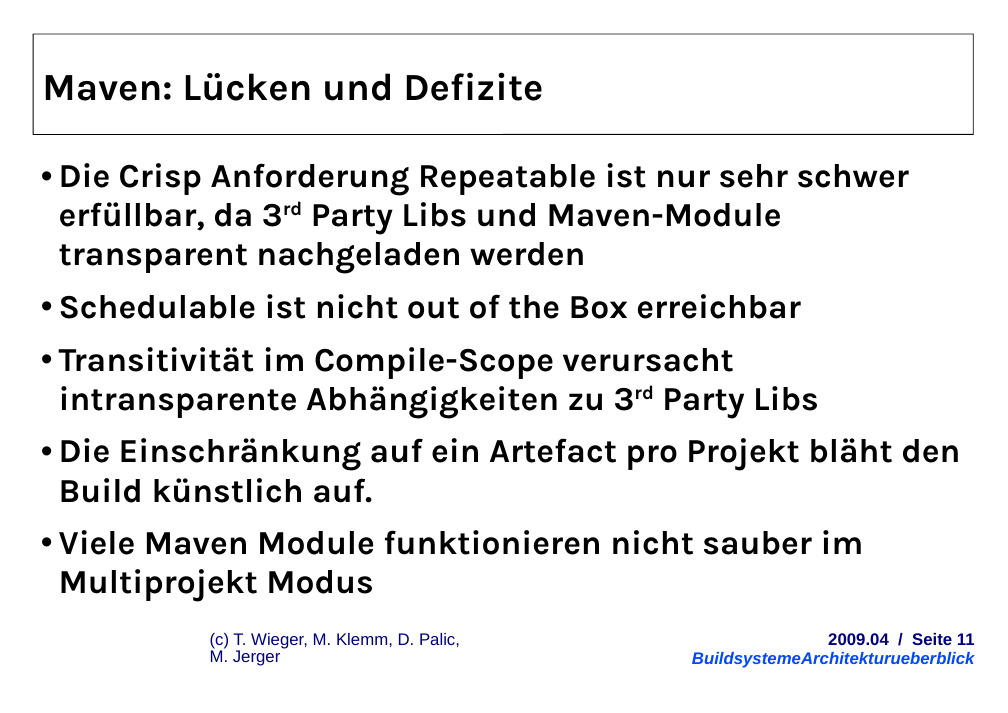
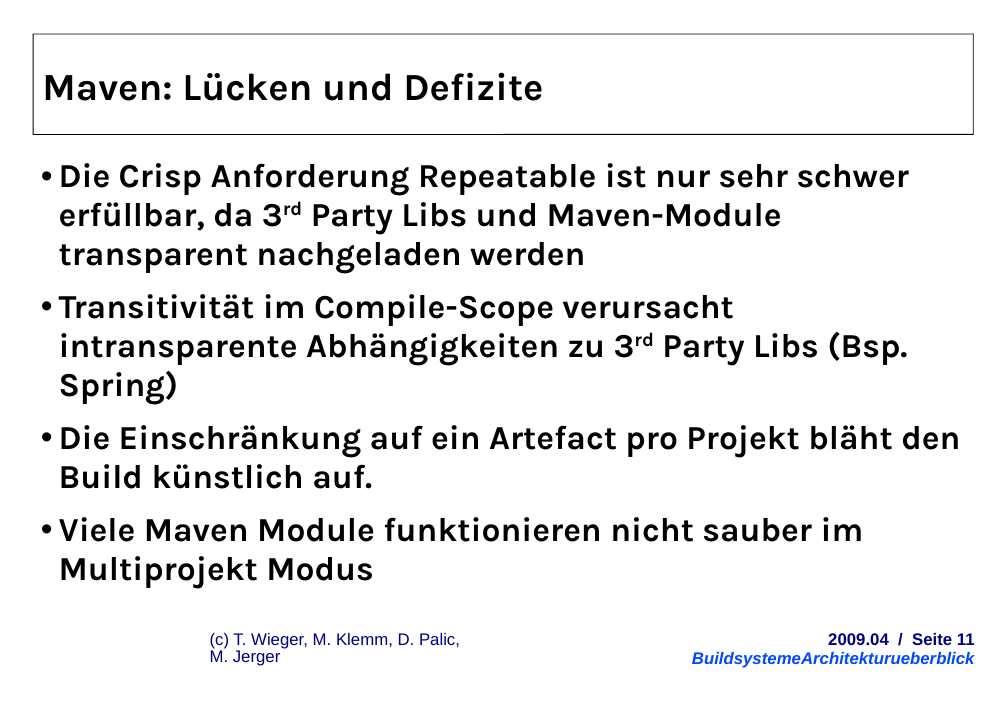
Before and after one commit to herrwieger/experttrainingbuildsystems, a slide deck: slide 11 of praesentationen/BuildsystemeArchitekturueberblick.odp. Drawn at 1008x713 pixels with LibreOffice and Linux fonts; fonts in the diff are those of the drawing; background and template pictures are left out. Boxes give left, top, right and bottom in pixels: in the first picture for what was removed or moved away, otherwise in the second. Text is boxed around its words. In the diff, an @@ line names an element or a change of style, - is before the commit and + after.

```diff
--- a/praesentationen/BuildsystemeArchitekturueberblick.odp
+++ b/praesentationen/BuildsystemeArchitekturueberblick.odp
@@ text at <box>59,294,907,405</box>: text changed @@
-  • Schedulable ist nicht out of the Box erreichbar
-  • Transitivität im Compile-Scope verursacht intransparente Abhängigkeiten zu 3rd Party Libs
+  • Transitivität im Compile-Scope verursacht intransparente Abhängigkeiten zu 3rd Party Libs (Bsp. Spring)
```
Also in this commit, not shown: 8 other slides changed, 2 slides added, 1 slide removed.
